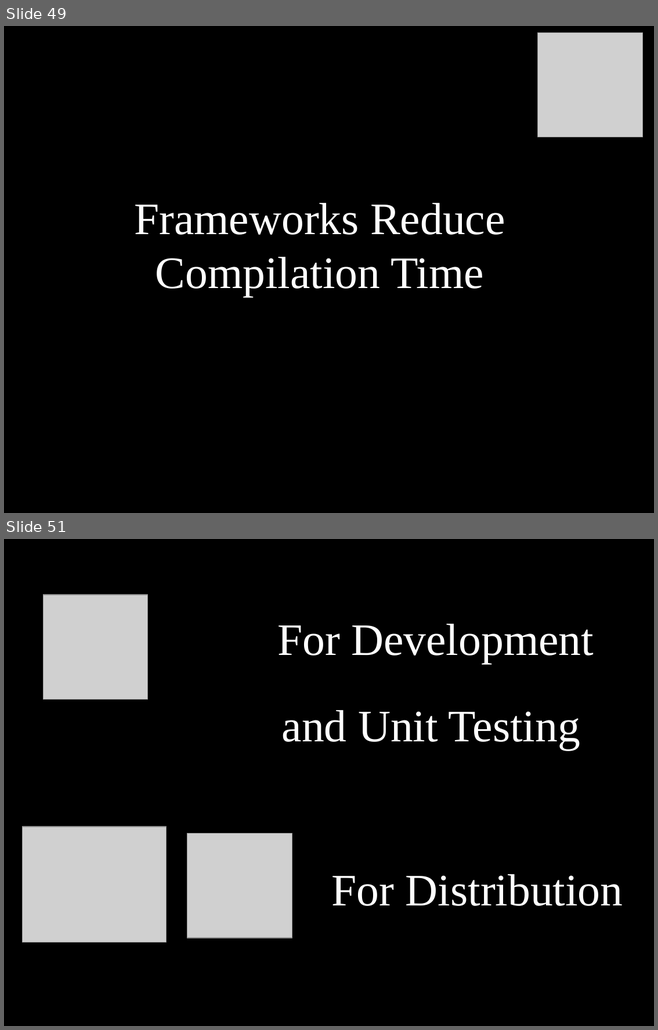
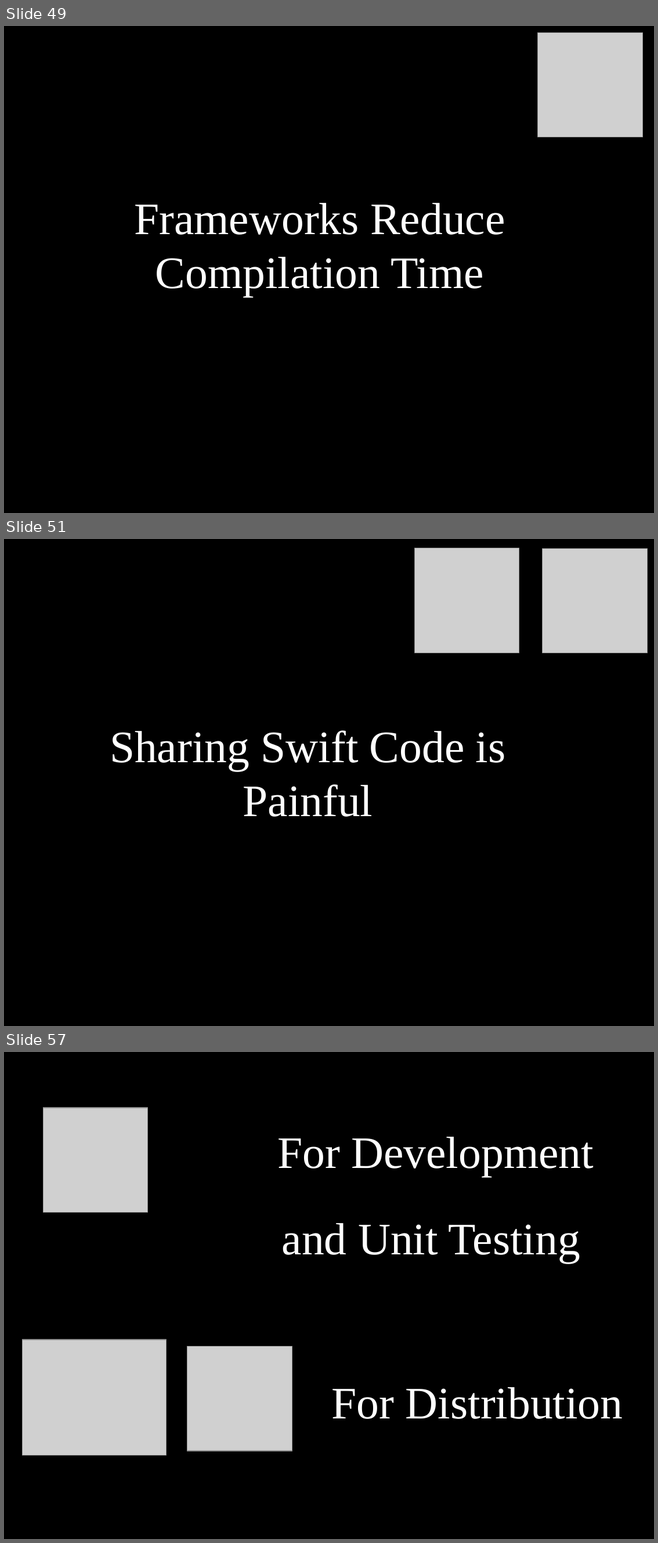
Before and after one commit to dodikk/StaticLib-Slides, a slide deck: Libraries-GoingNative.odp. Shown one above the other, each under a label of ours: slides 49 and 51 before the commit, slides 49, 51 and 57 after it; the slides between them are not shown. The pictures are 658x1030 and 658x1543 pixels, drawn with LibreOffice and Linux fonts; fonts in the diff are those of the drawing; grey boxes stand for pictures. Boxes give left, top, right and bottom in pixels: in the first picture for what was removed or moved away, otherwise in the second. Text is boxed around its words. In the diff, an @@ line names an element or a change of style, - is before the commit and + after.

```diff
--- a/Libraries-GoingNative.odp
+++ b/Libraries-GoingNative.odp
@@ slide 51 added at [4, 539, 654, 1026], background #000000 @@
@@ picture added at [414, 548, 519, 653] @@
@@ picture added at [542, 548, 647, 653] @@
@@ text added at [110, 730, 506, 817], 55 pt, text #FFFFFF @@
+Sharing Swift Code is Painful
@@ what was slide 51 is now slide 57 @@
```
Also in this commit, not shown: 3 slides changed, 10 other slides added, 10 slides removed, 1 other file.
